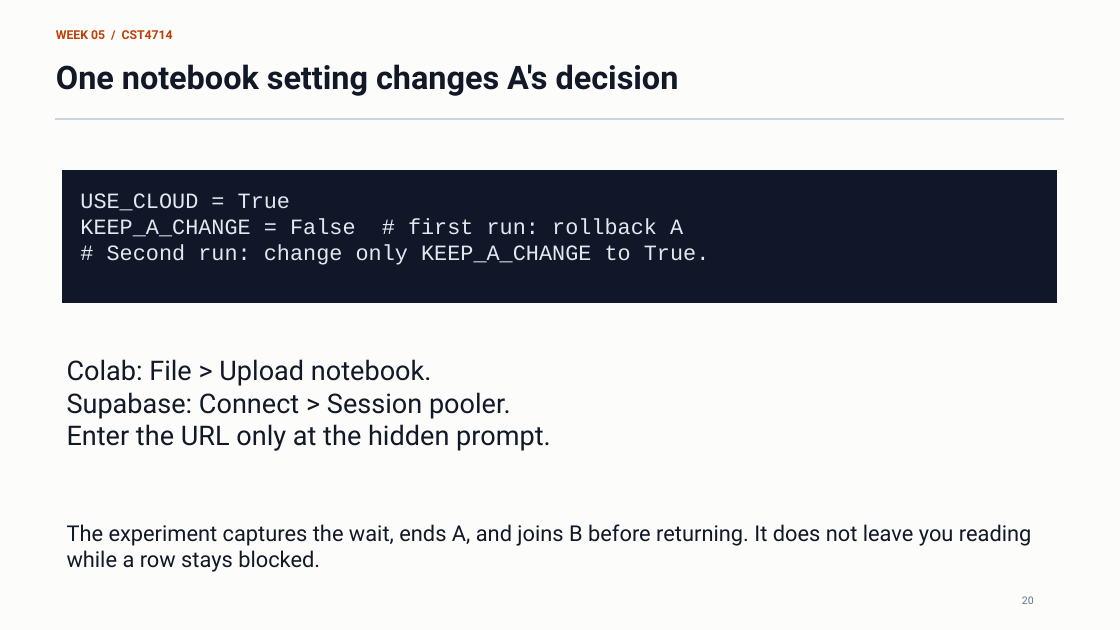
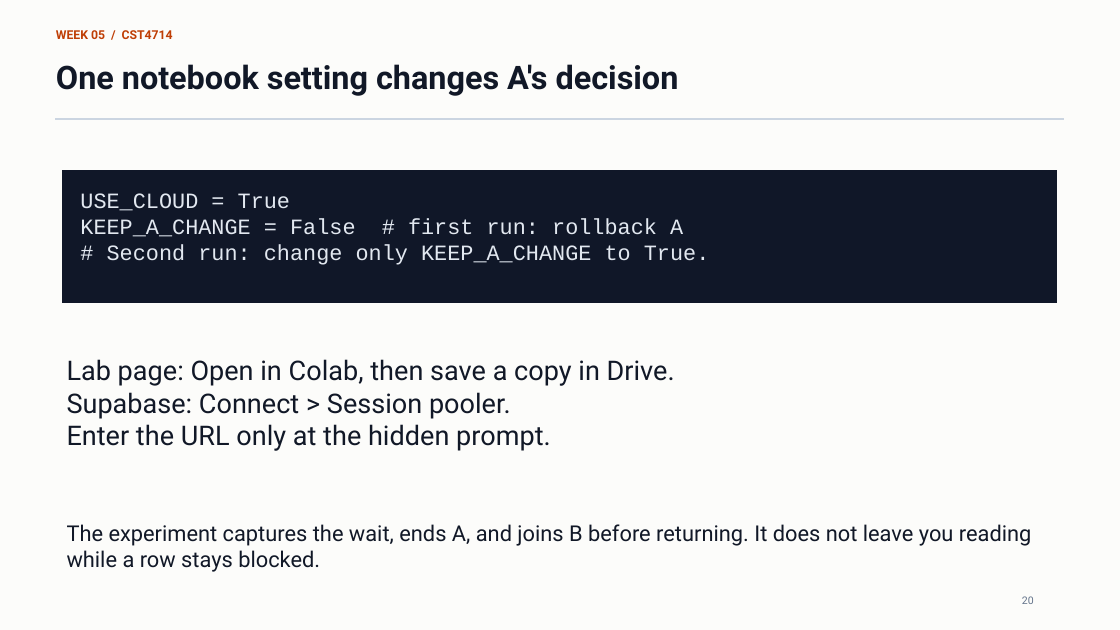
Before and after one commit to lolusername/CST4714_DB_admin, a slide deck: slide 20 of week_05/week_05_transactions_mvcc_locks.pptx. Drawn at 1120x630 pixels with LibreOffice and Linux fonts; fonts in the diff are those of the drawing. Boxes give left, top, right and bottom in pixels: in the first picture for what was removed or moved away, otherwise in the second. Text is boxed around its words. In the diff, an @@ line names an element or a change of style, - is before the commit and + after.

Commit message:
Clarify Colab opening instructions in Weeks 5 and 8

```diff
--- a/week_05/week_05_transactions_mvcc_locks.pptx
+++ b/week_05/week_05_transactions_mvcc_locks.pptx
@@ text at (67, 359, 675, 386): text changed @@
-Colab: File > Upload notebook.
+Lab page: Open in Colab, then save a copy in Drive.
```
Also in this commit, not shown: 5 other files.
